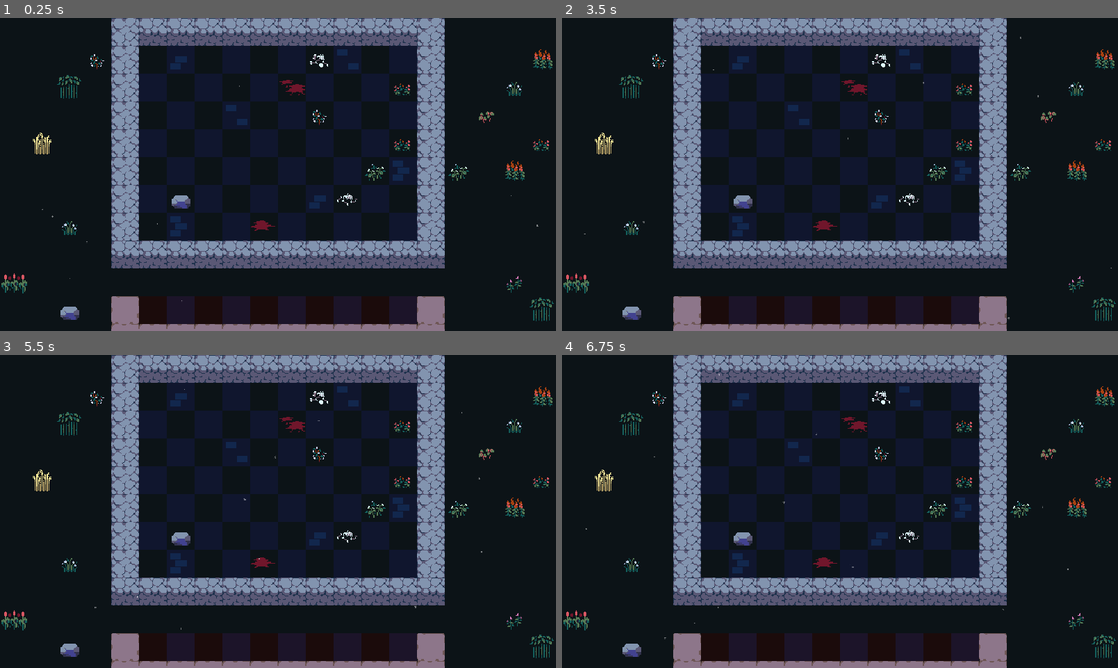
Above: before the commit, frames 1-4 (two rows, left to right).
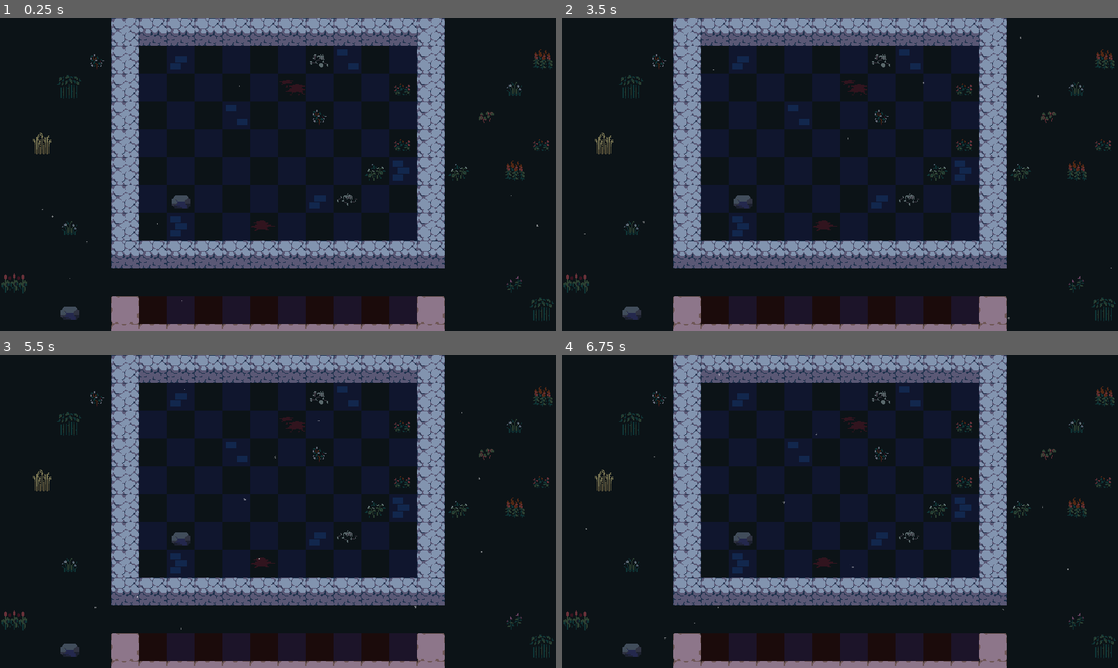
Above: after the commit, the same moments.

Repository: fkjkkll/GodotPractice_AutoBattle
Game: Godot game, scene res://scenes/arena/arena.tscn
Same seed, same stepped clock (60 frames per second), same inputs: the game is played once before the commit and once after it.
Inputs (mouse positions are in pixels of both pictures, inside the frame that each line leads up to):
- Up to frame 1 (0.25 s): no input
- Up to frame 2 (3.5 s): move the mouse to (962, 158) at 0.52 s; press the mouse at (962, 158) at 0.53 s; release the mouse at (962, 158) at 1.25 s; tap Enter at 1.25 s; drag from (728, 190) to (812, 237) at 1.27 s; tap Space at 2 s; move the mouse to (895, 105) at 2.02 s; press the mouse at (895, 105) at 2.03 s; release the mouse at (895, 105) at 2.75 s; drag from (812, 237) to (673, 127) at 2.77 s
- Up to frame 3 (5.5 s): tap Enter at 3.5 s; move the mouse to (444, 558) at 3.52 s; press the mouse at (444, 558) at 3.53 s; right-click (444, 558) at 4.15 s; release the mouse at (444, 558) at 4.25 s; tap Space at 4.25 s; drag from (111, 464) to (194, 433) at 4.27 s; move the mouse to (305, 511) at 5.02 s; press the mouse at (305, 511) at 5.03 s
- Up to frame 4 (6.75 s): release the mouse at (867, 511) at 5.75 s; tap Enter at 5.75 s; drag from (756, 433) to (728, 527) at 5.77 s; move the mouse to (962, 495) at 6.52 s; press the mouse at (962, 495) at 6.53 s

The runs differ from the first frame. In frame 1, 1.5% of the frame differs, in the area x 0-100%, y 10-97%; in frame 2, 1.5%; in frame 3, 1.5%; in frame 4, 1.5%.

Commit message:
drag drop

Diff:
--- /dev/null
+++ b/components/drag_and_drop.gd
@@ -0,0 +1,66 @@
+class_name DragAndDrop
+extends Node
+
+signal drag_canceled(starting_position: Vector2)
+signal drag_started
+signal dropped(starting_position: Vector2)
+
+@export var enabled: bool = true
+@export var target: Area2D
+
+var starting_position: Vector2
+var offset := Vector2.ZERO
+var dragging := false
+
+
+func _ready() -> void:
+	assert(target, "No target set for DragAndDrop Component!")
+	target.input_event.connect(_on_target_input_event.unbind(1))
+
+
+func _process(_delta: float) -> void:
+	if dragging and target:
+		target.global_position = target.get_global_mouse_position() + offset
+
+
+func _end_dragging() -> void:
+	dragging = false
+	target.remove_from_group("dragging")
+	target.z_index = 0
+
+
+func _cancel_dragging() -> void:
+	_end_dragging()
+	drag_canceled.emit(starting_position)
+
+
+func _start_dragging() -> void:
+	dragging = true
+	starting_position = target.global_position
+	target.add_to_group("dragging")
+	target.z_index = 99
+	offset = target.global_position - target.get_global_mouse_position()
+	drag_started.emit()
+
+
+func _drop() -> void:
+	_end_dragging()
+	dropped.emit(starting_position)
+
+
+func _on_target_input_event(_viewport: Node, event: InputEvent) -> void:
+	if not enabled:
+		return
+
+	var dragging_object := get_tree().get_first_node_in_group("dragging")
+
+	# 当前已经有其他对象正在被拖动，当前组件不要干扰
+	if not dragging and dragging_object:
+		return
+
+	if dragging and event.is_action_pressed("cancel_drag"):
+		_cancel_dragging()
+	elif not dragging and event.is_action_pressed("select"):
+		_start_dragging()
+	elif dragging and event.is_action_released("select"):
+		_drop()
--- /dev/null
+++ b/data/units/bjorn.tres
@@ -0,0 +1,9 @@
+[gd_resource type="Resource" script_class="UnitStats" load_steps=2 format=3 uid="uid://la5ni2oclk7m"]
+
+[ext_resource type="Script" uid="uid://bsg0vjhionfsu" path="res://data/units/unit_stats.gd" id="1_d6p4t"]
+
+[resource]
+script = ExtResource("1_d6p4t")
+name = "Bjorn"
+skin_coordinates = Vector2i(1, 3)
+metadata/_custom_type_script = "uid://bsg0vjhionfsu"
--- /dev/null
+++ b/data/units/unit_stats.gd
@@ -0,0 +1,24 @@
+class_name UnitStats
+extends Resource
+
+enum Rarity { COMMON, UNCOMMON, RARE, LEGENDARY }
+
+const RARITY_COLORS := {
+	Rarity.COMMON: Color("124a2e"),
+	Rarity.UNCOMMON: Color("1c527c"),
+	Rarity.RARE: Color("ab0979"),
+	Rarity.LEGENDARY: Color("ea940b"),
+}
+
+@export var name: String
+
+@export_category("Data")
+@export var rarity: Rarity
+@export var gold_cost := 1
+
+@export_category("Visuals")
+@export var skin_coordinates: Vector2i
+
+
+func _to_string() -> String:
+	return name
--- a/project.godot
+++ b/project.godot
@@ -23,6 +23,19 @@
 window/size/window_height_override=720
 window/stretch/mode="viewport"
 
+[input]
+
+select={
+"deadzone": 0.2,
+"events": [Object(InputEventMouseButton,"resource_local_to_scene":false,"resource_name":"","device":-1,"window_id":0,"alt_pressed":false,"shift_pressed":false,"ctrl_pressed":false,"meta_pressed":false,"button_mask":1,"position":Vector2(184, 13),"global_position":Vector2(193, 61),"factor":1.0,"button_index":1,"canceled":false,"pressed":true,"double_click":false,"script":null)
+]
+}
+cancel_drag={
+"deadzone": 0.2,
+"events": [Object(InputEventMouseButton,"resource_local_to_scene":false,"resource_name":"","device":-1,"window_id":0,"alt_pressed":false,"shift_pressed":false,"ctrl_pressed":false,"meta_pressed":false,"button_mask":2,"position":Vector2(248, 14),"global_position":Vector2(257, 62),"factor":1.0,"button_index":2,"canceled":false,"pressed":true,"double_click":false,"script":null)
+]
+}
+
 [rendering]
 
 textures/canvas_textures/default_texture_filter=0
--- /dev/null
+++ b/scenes/arena/arena.gd
@@ -0,0 +1,6 @@
+class_name Arena
+extends Node2D
+
+const CELL_SIZE := Vector2(32, 32)
+const HALF_CELL_SIZE := Vector2(16, 16)
+const QUARTER_CELL_SIZE := Vector2(8, 8)
--- a/scenes/arena/arena.tscn
+++ b/scenes/arena/arena.tscn
@@ -1,6 +1,7 @@
-[gd_scene load_steps=6 format=4 uid="uid://bvlrr8rufvubk"]
+[gd_scene load_steps=7 format=4 uid="uid://bvlrr8rufvubk"]
 
 [ext_resource type="TileSet" uid="uid://wq03vmlwtqom" path="res://scenes/arena/tileset.tres" id="1_1qjuf"]
+[ext_resource type="Script" uid="uid://bvuitbhri73n1" path="res://scenes/arena/arena.gd" id="1_5tue2"]
 [ext_resource type="Texture2D" uid="uid://mbxv0ayrsu3d" path="res://assets/sprites/star_particle.png" id="2_8trdl"]
 
 [sub_resource type="Curve" id="Curve_5tue2"]
@@ -26,6 +27,7 @@
 color = Color(1, 1, 1, 0.5019608)
 
 [node name="Arena" type="Node2D"]
+script = ExtResource("1_5tue2")
 metadata/_edit_lock_ = true
 
 [node name="Visuals" type="Node2D" parent="."]
@@ -37,6 +39,7 @@
 tile_set = ExtResource("1_1qjuf")
 
 [node name="Props" type="TileMapLayer" parent="Visuals"]
+modulate = Color(1, 1, 1, 0.44705883)
 tile_map_data = PackedByteArray("AAAAAAkAAAAMABMAAAACAAcAAAABABMAAAAFAAIAAAADABMAAAAGAAYAAAAAABIAAAAGAAgAAAAAABIAAAAHAA …(304 unchanged characters)…
 tile_set = ExtResource("1_1qjuf")
 
@@ -61,6 +64,7 @@
 metadata/_edit_group_ = true
 
 [node name="Decor" type="TileMapLayer" parent="GameArea"]
+modulate = Color(1, 1, 1, 0.37254903)
 tile_map_data = PackedByteArray("AAAGAAAAAAABABUAAAAEAAYAAAABABYAAAAHAAUAAAAAABUAAAAFAAEAAAAAABYAAAA=")
 tile_set = ExtResource("1_1qjuf")
 
--- /dev/null
+++ b/scenes/unit/unit.gd
@@ -0,0 +1,20 @@
+@tool
+class_name Unit
+extends Area2D
+
+@export var stats: UnitStats : set = _set_stats
+
+@onready var skin: Sprite2D = $Skin
+@onready var health_bar: ProgressBar = $HealthBar
+@onready var mana_bar: ProgressBar = $ManaBar
+
+
+func _set_stats(value: UnitStats) -> void:
+	stats = value
+	if value == null:
+		return
+
+	if not is_node_ready():
+		await ready
+
+	skin.region_rect.position = Vector2(stats.skin_coordinates) * Arena.CELL_SIZE
--- /dev/null
+++ b/scenes/unit/unit.tscn
@@ -0,0 +1,69 @@
+[gd_scene load_steps=10 format=3 uid="uid://huxmjlt1den"]
+
+[ext_resource type="Texture2D" uid="uid://cx1ivjobggp8n" path="res://assets/sprites/rogues.png" id="1_fmv3f"]
+[ext_resource type="Script" uid="uid://bwj2xlqn8p63r" path="res://scenes/unit/unit.gd" id="1_fvc8g"]
+[ext_resource type="Resource" uid="uid://la5ni2oclk7m" path="res://data/units/bjorn.tres" id="2_vh40f"]
+[ext_resource type="Script" uid="uid://ckysvesca0v06" path="res://components/drag_and_drop.gd" id="4_bhlit"]
+
+[sub_resource type="RectangleShape2D" id="RectangleShape2D_fmv3f"]
+size = Vector2(36, 36)
+
+[sub_resource type="StyleBoxFlat" id="StyleBoxFlat_fmv3f"]
+bg_color = Color(0.23137255, 0.11372549, 0.09803922, 1)
+
+[sub_resource type="StyleBoxFlat" id="StyleBoxFlat_fvc8g"]
+bg_color = Color(0, 0.73333335, 0.3137255, 1)
+border_width_left = 1
+border_width_top = 1
+border_width_right = 1
+border_width_bottom = 1
+border_color = Color(0.23137255, 0.11372549, 0.09803922, 1)
+
+[sub_resource type="StyleBoxFlat" id="StyleBoxFlat_vh40f"]
+bg_color = Color(0.23137255, 0.11372549, 0.09803922, 1)
+
+[sub_resource type="StyleBoxFlat" id="StyleBoxFlat_bhlit"]
+bg_color = Color(0, 0.654902, 0.9372549, 1)
+border_width_left = 1
+border_width_top = 1
+border_width_right = 1
+border_width_bottom = 1
+border_color = Color(0.23137255, 0.11372549, 0.09803922, 1)
+
+[node name="Unit" type="Area2D"]
+script = ExtResource("1_fvc8g")
+stats = ExtResource("2_vh40f")
+
+[node name="Skin" type="Sprite2D" parent="."]
+texture = ExtResource("1_fmv3f")
+offset = Vector2(16, 8)
+region_enabled = true
+region_rect = Rect2(0, 0, 32, 32)
+
+[node name="CollisionShape2D" type="CollisionShape2D" parent="."]
+position = Vector2(16, 8)
+shape = SubResource("RectangleShape2D_fmv3f")
+
+[node name="HealthBar" type="ProgressBar" parent="."]
+offset_left = 1.0
+offset_top = -20.0
+offset_right = 31.0
+offset_bottom = -14.0
+theme_override_styles/background = SubResource("StyleBoxFlat_fmv3f")
+theme_override_styles/fill = SubResource("StyleBoxFlat_fvc8g")
+value = 50.0
+show_percentage = false
+
+[node name="ManaBar" type="ProgressBar" parent="."]
+offset_left = 1.0
+offset_top = -15.0
+offset_right = 31.0
+offset_bottom = -11.0
+theme_override_styles/background = SubResource("StyleBoxFlat_vh40f")
+theme_override_styles/fill = SubResource("StyleBoxFlat_bhlit")
+value = 50.0
+show_percentage = false
+
+[node name="DragAndDrop" type="Node" parent="." node_paths=PackedStringArray("target")]
+script = ExtResource("4_bhlit")
+target = NodePath("..")
Not shown, added: components/drag_and_drop.gd.uid
Not shown, added: data/units/unit_stats.gd.uid
Not shown, added: scenes/arena/arena.gd.uid
Not shown, added: scenes/unit/unit.gd.uid
